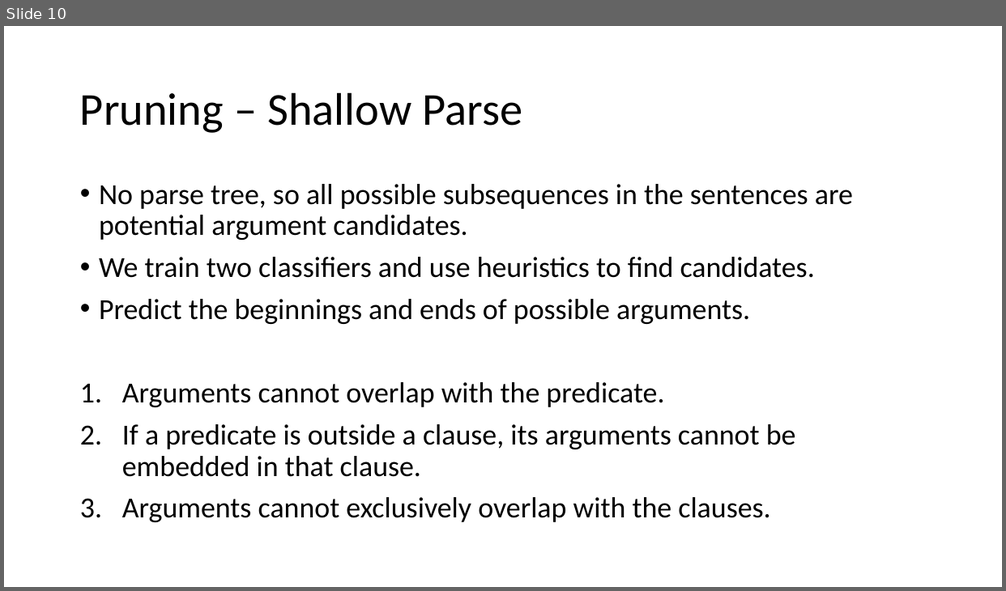
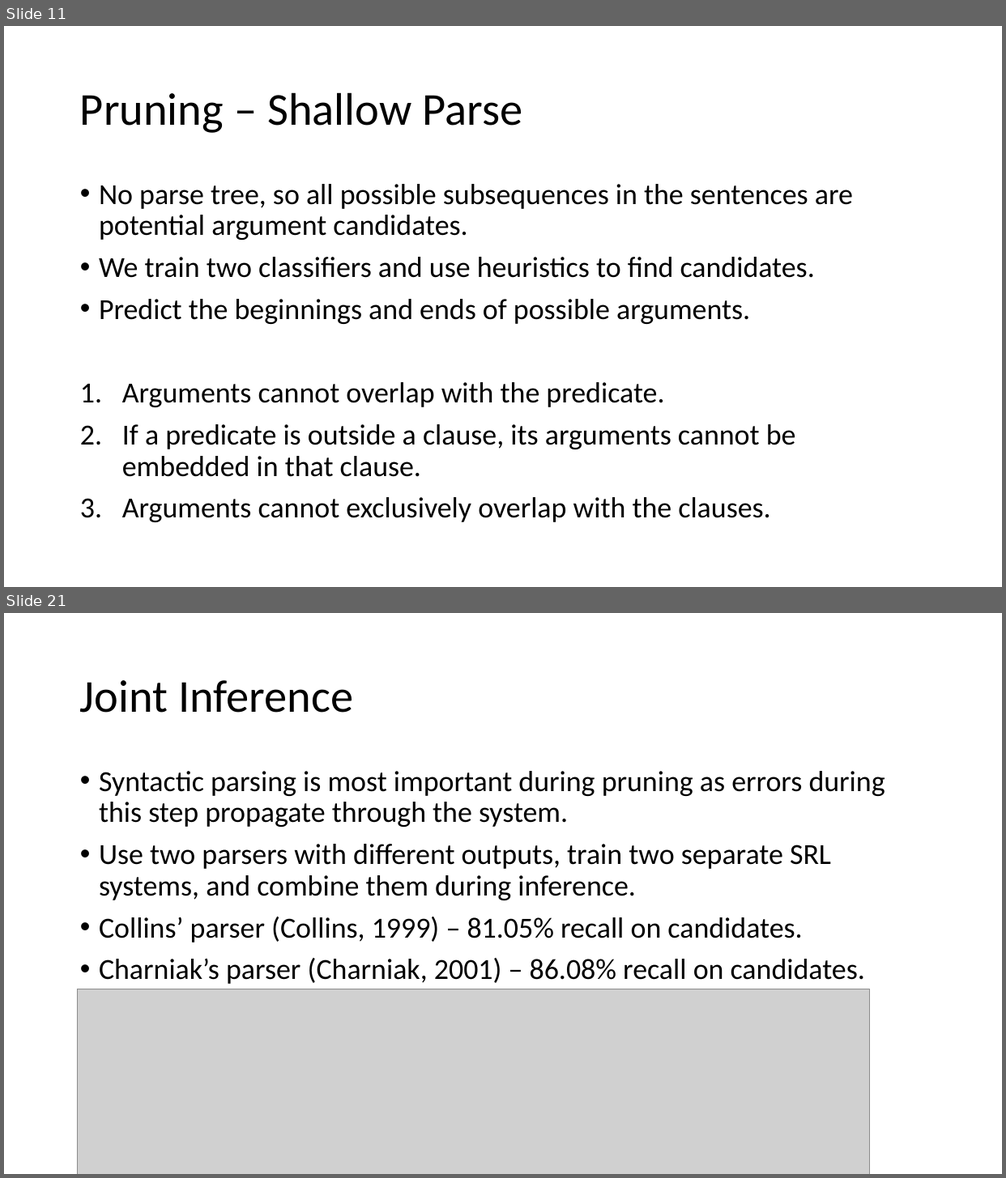
Before and after one commit to jspitkin/spring2017, a slide deck: structured_prediction/importance_of_syntactic_parsing.pptx. Shown one above the other, each under a label of ours: slide 10 before the commit, slides 11 and 21 after it; the slides between them are not shown. The pictures are 1006x591 and 1006x1178 pixels, drawn with LibreOffice and Linux fonts; fonts in the diff are those of the drawing; grey boxes stand for pictures. Boxes give left, top, right and bottom in pixels: in the first picture for what was removed or moved away, otherwise in the second. Text is boxed around its words. In the diff, an @@ line names an element or a change of style, - is before the commit and + after.

```diff
--- a/structured_prediction/importance_of_syntactic_parsing.pptx
+++ b/structured_prediction/importance_of_syntactic_parsing.pptx
@@ slide 21 added at (4,613,1002,1174), background #FFFFFF @@
@@ title added at (80,680,353,713), 44 pt, text #000000 @@
+Joint Inference
@@ text added at (99,771,885,984), 28 pt, text #000000 @@
+• Syntactic parsing is most important during pruning as errors during this step propagate through the system.
+• Use two parsers with different outputs, train two separate SRL systems, and combine them during inference.
+• Collins’ parser (Collins, 1999) – 81.05% recall on candidates.
+• Charniak’s parser (Charniak, 2001) – 86.08% recall on candidates.
@@ picture added at (78,990,869,1174) @@
@@ what was slide 10 is now slide 11 @@
```
Also in this commit, not shown: 6 slides changed, 8 other slides added, 2 slides removed, 13 other files.
